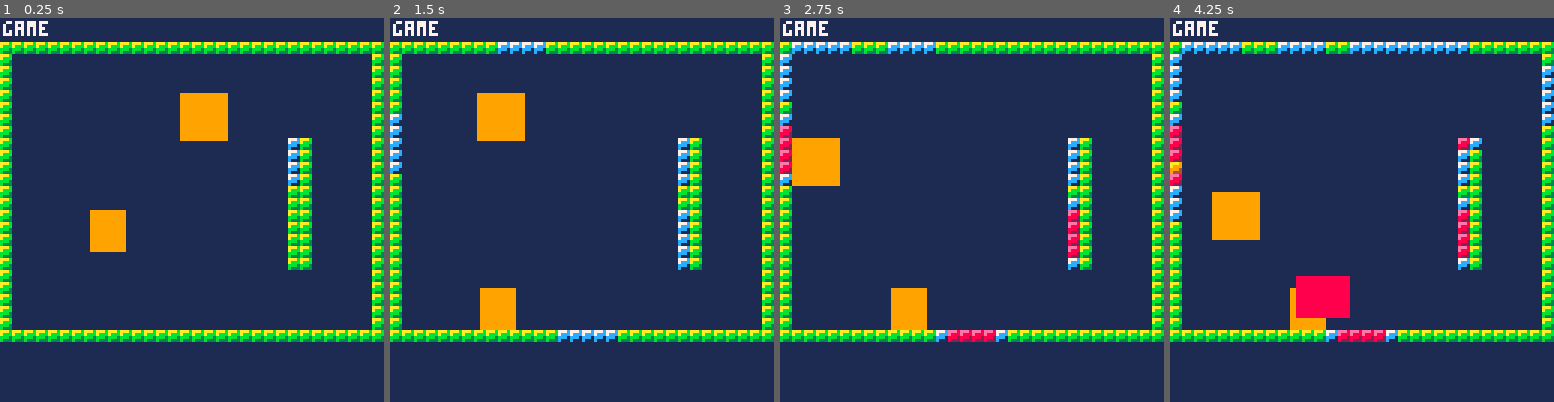
Above: before the commit, frames 1-4 (left to right).
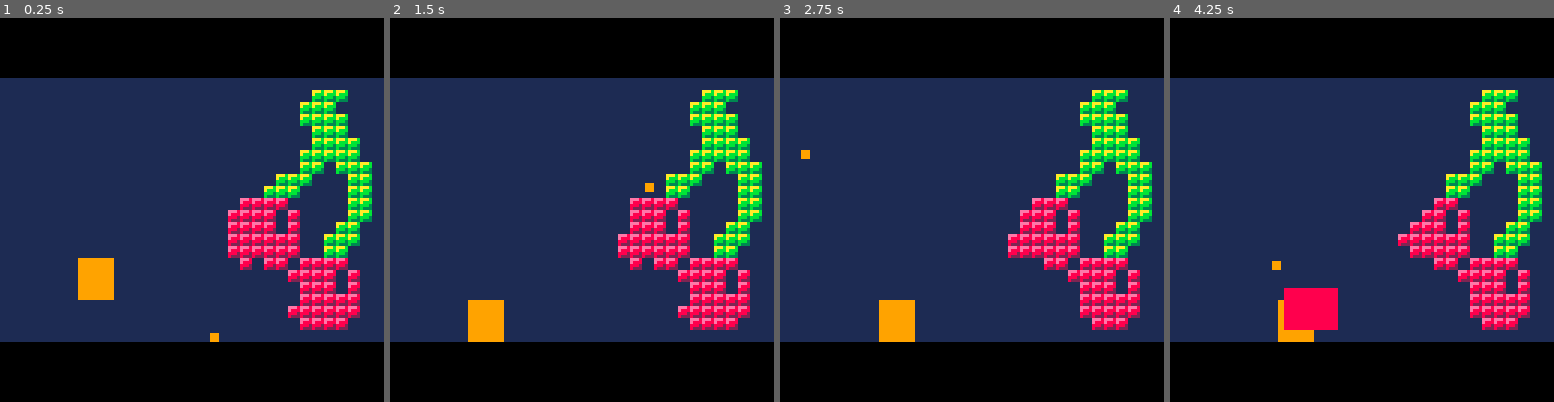
Above: after the commit, the same moments.

Repository: aylanonsense/pico-racquet-panic
Game: PICO-8 cartridge racquet-panic.p8
Two runs of this game, one before a commit and one after it. Both use one fixed random seed, a clock stepped at 60 frames per second and the inputs below.
Inputs:
- Up to frame 1 (0.25 s): no input
- Up to frame 2 (1.5 s): tap X (X key) at 0.33, 1.07 s; tap O (Z key) at 0.7 s
- Up to frame 3 (2.75 s): hold Right 1.6-2.1 s; tap O (Z key) at 1.7, 2.1, 2.5 s; tap X (X key) at 1.85 s; hold Up 2.15-2.42 s; hold Right from 2.47 s (still down)
- Up to frame 4 (4.25 s): tap O (Z key) every 0.4 s from 2.9 to 4.1 s; tap X (X key) at 2.97, 4.08 s; release Right at 3.03 s; hold Left 3.08-3.58 s; hold Down 3.63-3.97 s; hold Right from 4.02 s (still down)

The runs differ from the first frame. In frame 1, 53% of the frame differs, in the area x 0-100%, y 0-100%; in frame 2, 51%; in frame 3, 50%; in frame 4, 51%.

Commit message:
Ball destroys a cherry, player unable to hit ball yet

Diff:
--- a/racquet-panic.p8
+++ b/racquet-panic.p8
@@ -4,8 +4,8 @@
 -- constants
 tile_width=4
 tile_height=4
-num_cols=flr(128/tile_width)
-num_rows=flr(128/tile_height)
+num_cols=34
+num_rows=24
 entity_classes={
 	["player"]={
 		["width"]=12,
@@ -26,7 +26,7 @@
 				}
 			}
 		end,
-		["pre_move"]=function(entity)
+		["pre_update"]=function(entity)
 			entity.vy+=0.1
 			entity.state_frames+=1
 			if entity.is_grounded then
@@ -48,7 +48,7 @@
 						entity.state_frames=0
 					end
 				end
-				-- move left/right when a/d is pressed
+				-- move left/right when arrow keys are pressed
 				entity.vx=0
 				if entity.state=='default' then
 					if btn(0) then
@@ -63,19 +63,19 @@
 		end,
 		["update"]=function(entity)
 			-- land on the bottom of the play area
-			if entity.y>level.play_area_bottom-entity.height+1 then
-				entity.y=level.play_area_bottom-entity.height+1
+			if entity.y>(num_rows-1)*tile_height-entity.height then
+				entity.y=(num_rows-1)*tile_height-entity.height
 				entity.vy=min(entity.vy,0)
 				entity.is_grounded=true
 			end
 			-- hit the left wall of the play area
-			if entity.x<level.play_area_left then
-				entity.x=level.play_area_left
+			if entity.x<4 then
+				entity.x=4
 				entity.vx=max(entity.vx,0)
 			end
 			-- hit the right wall of the play area
-			if entity.x>level.play_area_right-entity.width+1 then
-				entity.x=level.play_area_right-entity.width+1
+			if entity.x>67-entity.width+1 then
+				entity.x=67-entity.width+1
 				entity.vx=min(entity.vx,0)
 			end
 		end,
@@ -92,37 +92,49 @@
 		end
 	},
 	["ball"]={
-		["width"]=16,
-		["height"]=16,
+		["width"]=3,
+		["height"]=3,
 		["init"]=function(entity,args)
 			entity.x=args.x
 			entity.y=args.y
 			entity.vx=args.vx
 			entity.vy=args.vy
+			entity.gravity=1
+			entity.vertical_energy=0.5*entity.vy*entity.vy+entity.gravity*(127-entity.y)
 			entity.col_left=x_to_col(entity.x)
 			entity.col_right=x_to_col(entity.x+entity.width-1)
 			entity.row_top=y_to_row(entity.y)
 			entity.row_bottom=y_to_row(entity.y+entity.height-1)
 		end,
-		["pre_move"]=function(entity)
+		["pre_update"]=function(entity)
 			entity.prev_x=entity.x
 			entity.prev_y=entity.y
-			entity.vy+=0.2
+			entity.vy+=entity.gravity
 		end,
 		["update"]=function(entity)
-			check_for_tile_collisions_2(entity)
+			check_for_tile_collisions(entity)
 		end,
 		["can_collide_against_tile"]=function(entity,tile)
 			return true -- return true to indicate a collision
 		end,
-		["on_collide_with_tiles"]=function(entity,tiles,dir)
+		["on_collide_with_tiles"]=function(entity,tiles_hit,dir)
 			if dir=='left' or dir=='right' then
 				entity.vx*=-1
 			elseif dir=='top' or dir=='bottom' then
-				entity.vy*=-1
-			end
-			foreach(tiles,function(tile)
-				tile.sprite+=1
+				local v=sqrt(2*(entity.vertical_energy-entity.gravity*(127-entity.y)))
+				if entity.vy>0 then
+					entity.vy=-v
+				else
+					entity.vy=v
+				end
+			end
+			foreach(tiles_hit,function(tile)
+				if tile.is_destructible then
+					tile.hp-=1
+					if tile.hp<=0 then
+						tiles[tile.col][tile.row]=false
+					end
+				end
 			end)
 			return true -- return true to end movement
 		end,
@@ -139,46 +151,45 @@
 }
 tile_legend={
 	["x"]={
-		["sprite"]=6
+		["sprite"]=nil,
+		["is_destructible"]=false,
+		["hp"]=0
+	},
+	["g"]={
+		["sprite"]=6,
+		["is_destructible"]=true,
+		["hp"]=1
+	},
+	["r"]={
+		["sprite"]=7,
+		["is_destructible"]=true,
+		["hp"]=1
 	}
 }
 levels={
 	{
-		["play_area_bottom"]=103,
-		["play_area_left"]=4,
-		["play_area_right"]=123,
 		["tile_map"]={
 			"                                ",
-			"                                ",
-			"xxxxxxxxxxxxxxxxxxxxxxxxxxxxxxxx",
-			"x                              x",
-			"x                              x",
-			"x                              x",
-			"x                              x",
-			"x                              x",
-			"x                              x",
-			"x                              x",
-			"x                       xx     x",
-			"x                       xx     x",
-			"x                       xx     x",
-			"x                       xx     x",
-			"x                       xx     x",
-			"x                       xx     x",
-			"x                       xx     x",
-			"x                       xx     x",
-			"x                       xx     x",
-			"x                       xx     x",
-			"x                       xx     x",
-			"x                              x",
-			"x                              x",
-			"x                              x",
-			"x                              x",
-			"x                              x",
-			"xxxxxxxxxxxxxxxxxxxxxxxxxxxxxxxx",
-			"                                ",
-			"                                ",
-			"                                ",
-			"                                ",
+			"                          ggg   ",
+			"                         ggg    ",
+			"                         gggg   ",
+			"                          ggg   ",
+			"                          gggg  ",
+			"                         ggggg  ",
+			"                         gg ggg ",
+			"                       ggg   gg ",
+			"                      ggg    gg ",
+			"                    rrrr     gg ",
+			"                   rrrr r    gg ",
+			"                   rrrr r   gg  ",
+			"                   rrrrrr  ggg  ",
+			"                   rrrrrr  gg   ",
+			"                    rrrr rrrr   ",
+			"                        rrrr r  ",
+			"                        rrrr r  ",
+			"                        rrrrrr  ",
+			"                        rrrrrr  ",
+			"                         rrrr   ",
 			"                                ",
 		}
 	}
@@ -191,7 +202,6 @@
 
 
 -- scene vars
-debug_text=""
 actual_frame=0
 scene=nil -- "title_screen" / "game"
 scene_frame=0
@@ -200,6 +210,7 @@
 
 -- game vars
 level=nil
+tiles={}
 entities={}
 new_entities={}
 
@@ -241,9 +252,6 @@
 	elseif scene=="game" then
 		draw_game()
 	end
-
-	-- debug
-	print(debug_text,2,120,7)
 end
 
 
@@ -273,7 +281,7 @@
 	init_blank_tiles()
 	-- load the level
 	level=levels[1]
-	create_tiles_from_map(level.tile_map)
+	create_inner_tiles_from_map(level.tile_map)
 	create_entity("player",{
 		["x"]=30,
 		["y"]=60
@@ -281,8 +289,8 @@
 	create_entity("ball",{
 		["x"]=60.5,
 		["y"]=58,
-		["vx"]=5.1, -- -5,
-		["vy"]=-5.1 -- -5
+		["vx"]=8.5,
+		["vy"]=8.5
 	})
 	foreach(new_entities,add_entity_to_game)
 	new_entities={}
@@ -290,7 +298,18 @@
 
 function update_game()
 	-- update entities
-	foreach(entities,update_entity)
+	foreach(entities,function(entity)
+		entity.frames_alive+=1
+		entity.pre_update(entity)
+	end)
+	foreach(entities,function(entity)
+		entity.x+=entity.vx
+		entity.y+=entity.vy
+		entity.update(entity)
+	end)
+	foreach(entities,function(entity)
+		entity.post_update(entity)
+	end)
 
 	-- new entities get added at the end of the frame
 	foreach(new_entities,add_entity_to_game)
@@ -301,15 +320,18 @@
 end
 
 function draw_game()
+	camera(4,-16)
+
 	-- draw the tiles
 	foreach_tile(draw_tile)
 
 	-- draw entities
 	foreach(entities,draw_entity)
 
-	-- debug
-	-- rect(level.play_area_left-1,-1,level.play_area_right+1,level.play_area_bottom+1,3)
-	print("game",1,1,7)
+	-- draw some ui
+	camera()
+	rectfill(0,0,127,19,0)
+	rectfill(0,108,127,127,0)
 end
 
 
@@ -321,21 +343,25 @@
 		tiles[c]={}
 		local r
 		for r=1,num_rows do
-			tiles[c][r]=false
+			if c==1 or c==num_cols or r==1 or r==num_rows then
+				tiles[c][r]=create_tile("x",c,r)
+			else
+				tiles[c][r]=false
+			end
 		end
 	end
 end
 
-function create_tiles_from_map(map,key)
+function create_inner_tiles_from_map(map,key)
 	local r
-	for r=1,min(num_cols,#map) do
+	for r=1,min(num_rows-2,#map) do
 		local c
-		for c=1,min(num_rows,#map[r]) do
+		for c=1,min(num_cols-2,#map[r]) do
 			local symbol=sub(map[r],c,c)
 			if symbol==" " then
-				tiles[c][r]=false
+				tiles[c+1][r+1]=false
 			else
-				tiles[c][r]=create_tile(symbol,c,r)
+				tiles[c+1][r+1]=create_tile(symbol,c+1,r+1)
 			end
 		end
 	end
@@ -346,15 +372,19 @@
 	return {
 		["col"]=col,
 		["row"]=row,
-		["sprite"]=tile_def["sprite"]
+		["sprite"]=tile_def["sprite"],
+		["is_destructible"]=tile_def["is_destructible"],
+		["hp"]=tile_def["hp"]
 	}
 end
 
 function draw_tile(tile)
-	local x=tile_width*(tile.col-1)
-	local y=tile_height*(tile.row-1)
-	spr(tile.sprite,x-2,y-2)
-	-- rectfill(x,y,x+tile_width-1,y+tile_height-1,7)
+	if tile.sprite!=nil then
+		local x=tile_width*(tile.col-1)
+		local y=tile_height*(tile.row-1)
+		spr(tile.sprite,x-2,y-2)
+		-- rectfill(x,y,x+tile_width-1,y+tile_height-1,7)
+	end
 end
 
 function foreach_tile(func)
@@ -386,8 +416,9 @@
 		["width"]=class_def.width,
 		["height"]=class_def.height,
 		-- methods
-		["pre_move"]=class_def.pre_move or noop,
+		["pre_update"]=class_def.pre_update or noop,
 		["update"]=class_def.update or noop,
+		["post_update"]=class_def.post_update or noop,
 		["draw"]=class_def.draw or noop,
 		["can_collide_against_tile"]=class_def.can_collide_against_tile or noop,
 		["on_collide_with_tiles"]=class_def.on_collide_with_tiles or noop,
@@ -407,16 +438,6 @@
 	return entity
 end
 
-function update_entity(entity)
-	entity.frames_alive+=1
-	-- apply velocity
-	entity.pre_move(entity)
-	entity.x+=entity.vx
-	entity.y+=entity.vy
-	-- update the entity
-	entity.update(entity)
-end
-
 function draw_entity(entity)
 	-- rectfill(entity.x+0.5,entity.y+0.5,entity.x+0.5+entity.width-1,entity.y+0.5+entity.height-1,9)
 	entity.draw(entity)
@@ -427,152 +448,6 @@
 end
 
 function check_for_tile_collisions(entity)
-	local x=entity.prev_x
-	local y=entity.prev_y
-	local i
-	local max_iterations=50
-	local dx_orig=entity.x-x
-	local dy_orig=entity.y-y
-	for i=1,max_iterations do
-		local dx=entity.x-x
-		local dy=entity.y-y
-
-		-- if we are not moving, we are done
-		if dx==0 and dy==0 then
-			break
-		end
-
-		-- find the next vertical bound along the ball's path
-		local bound_x=nil
-		-- vertical bound is to the right of the ball
-		if dx>0 then
-			bound_x=tile_width*entity.col_right-entity.width
-		-- vertical bound is to the left of the ball
-		elseif dx<0 then
-			bound_x=tile_width*(entity.col_left-1)
-		end
-
-		-- find the next horizontal bound along the ball's path
-		local bound_y=nil
-		-- horizontal bound is below the ball
-		if dy>0 then
-			bound_y=tile_height*entity.row_bottom-entity.height
-		-- horizontal bound is above the ball
-		elseif dy<0 then
-			bound_y=tile_height*(entity.row_top-1)
-		end
-
-		-- ball will reach the next vertical bound first
-		if bound_y==nil or (bound_x!=nil and (bound_x-x)/dx<(bound_y-y)/dy) then
-			local bound_dx=bound_x-x
-			-- the movement doesn't quite reach the bound--we are done!
-			if abs(bound_dx)>abs(dx) then
-				break
-			else
-				-- record the movement
-				x=bound_x
-				y+=dy*bound_dx/dx
-				local col
-				if dx>0 then
-					col=entity.col_right+1
-				elseif dx<0 then
-					col=entity.col_left-1
-				end
-				-- adjust the non-leading edge we aren't look at right now
-				if dy>0 then
-					entity.row_top=y_to_row(y)
-				elseif dy<0 then
-					entity.row_bottom=y_to_row(y+entity.height-1)
-				end
-				-- find all tiles that could be in the way
-				local tiles_to_collide_with={}
-				local row
-				for row=entity.row_top,entity.row_bottom do
-					if tiles[col] and tiles[col][row] and entity.can_collide_against_tile(entity,tiles[col][row]) then
-						add(tiles_to_collide_with,tiles[col][row])
-					end
-				end
-				-- adjust velocity if we hit a tile
-				local dir='right'
-				if dx<0 then
-					dir='left'
-				end
-				if #tiles_to_collide_with>0 and entity.on_collide_with_tiles(entity,tiles_to_collide_with,dir) then
-					entity.x=x
-					entity.y=y
-					break
-				elseif dx>0 then
-					entity.col_right=col
-				elseif dx<0 then
-					entity.col_left=col
-				end
-			end
-		-- ball will reach the next horizontal bound first
-		else
-			local bound_dy=bound_y-y
-			-- the movement doesn't quite reach the bound--we are done!
-			if abs(bound_dy)>abs(dy) then
-				break
-			else
-				-- record the movement
-				y=bound_y
-				x+=dx*bound_dy/dy
-				local row
-				if dy>0 then
-					row=entity.row_bottom+1
-				elseif dy<0 then
-					row=entity.row_top-1
-				end
-				-- adjust the non-leading edge we aren't look at right now
-				if dx>0 then
-					entity.col_left=x_to_col(x)
-				elseif dx<0 then
-					entity.col_right=x_to_col(x+entity.width-1)
-				end
-				-- find all tiles that could be in the way
-				local tiles_to_collide_with={}
-				local col
-				for col=entity.col_left,entity.col_right do
-					if tiles[col] and tiles[col][row] and entity.can_collide_against_tile(entity,tiles[col][row]) then
-						add(tiles_to_collide_with,tiles[col][row])
-					end
-				end
-				-- trigger hits and check for the end of movement
-				local dir='bottom'
-				if dy<0 then
-					dir='top'
-				end
-				if #tiles_to_collide_with>0 and entity.on_collide_with_tiles(entity,tiles_to_collide_with,dir) then
-					entity.x=x
-					entity.y=y
-					break
-				elseif dy>0 then
-					entity.row_bottom=row
-				elseif dy<0 then
-					entity.row_top=row
-				end
-			end
-		end
-		if i==max_iterations then
-			entity.x=x
-			entity.y=y
-		end
-	end
-	-- adjust the non-leading edges in case we switch directions (todo do this before directions are switched?)
-	if dx_orig>0 then
-		entity.col_left=x_to_col(entity.x)
-	elseif dx_orig<0 then
-		entity.col_right=x_to_col(entity.x+entity.width-1)
-	end
-	if dy_orig>0 then
-		entity.row_top=y_to_row(entity.y)
-	elseif dy_orig<0 then
-		entity.row_bottom=y_to_row(entity.y+entity.height-1)
-	end
-end
-
-
-function check_for_tile_collisions_2(entity)
 	local x=entity.prev_x
 	local y=entity.prev_y
 	local i
@@ -654,13 +529,21 @@
 				if dx<0 then
 					dir='left'
 				end
+				local temp_x=entity.x
+				local temp_y=entity.y
+				entity.x=x
+				entity.y=y
 				if #tiles_to_collide_with>0 and entity.on_collide_with_tiles(entity,tiles_to_collide_with,dir) then
 					break
 				-- update the leading bound if we are not done yet
-				elseif dx>0 then
-					entity.col_right=col
-				elseif dx<0 then
-					entity.col_left=col
+				else
+					entity.x=temp_x
+					entity.y=temp_y
+					if dx>0 then
+						entity.col_right=col
+					elseif dx<0 then
+						entity.col_left=col
+					end
 				end
 			else
 				break
@@ -710,13 +593,21 @@
 				if dy<0 then
 					dir='top'
 				end
+				local temp_x=entity.x
+				local temp_y=entity.y
+				entity.x=x
+				entity.y=y
 				if #tiles_to_collide_with>0 and entity.on_collide_with_tiles(entity,tiles_to_collide_with,dir) then
 					break
 				-- update the leading bound if we are not done yet
-				elseif dy>0 then
-					entity.row_bottom=row
-				elseif dy<0 then
-					entity.row_top=row
+				else
+					entity.x=temp_x
+					entity.y=temp_y
+					if dy>0 then
+						entity.row_bottom=row
+					elseif dy<0 then
+						entity.row_top=row
+					end
 				end
 			else
 				break
@@ -770,34 +661,34 @@
 __gfx__
 22222222222222222222222200000000000000000000000000000000000000000000000000000000000000000000000000000000000000000000000000000000
 2888888888888888888ee88200000000000000000000000000000000000000000000000000000000000000000000000000000000000000000000000000000000
-2888e888888ee88888e88e8200000000000000000000000000aaab0000777c0000eee80000aaa900006665000000000000000000000000000000000000000000
-288ee88888e88e888888e88200000000000000000000000000abbb00007ccc0000e8880000a99900006656000000000000000000000000000000000000000000
-2888e8888888e88888888e8200000000000000000000000000bbb30000ccc1000088820000999400006565000000000000000000000000000000000000000000
-2888e888888e888888e88e8200004444444000000000000000b3330000c1110000822200009444000055550000000000000000000000c00000c0000000000000
+2888e888888ee88888e88e82000000000000000000dd550000aaab0000eee80000eee80000aaa900000000000066650000000000000000000000000000000000
+288ee88888e88e888888e882000000000000000000d5d50000abbb0000e8880000e8880000a99900000000000066560000000000000000000000000000000000
+2888e8888888e88888888e820000000000000000005d550000bbb300008882000088820000999400000000000065650000000000000000000000000000000000
+2888e888888e888888e88e8200004444444000000055550000b333000082220000822200009444000000000000555500000000000000c00000c0000000000000
 2888e88888eeee88888ee882000044444440000000000000000000000000000000000000000000000000000000000000000000000000ccccccc0000000000000
 288888888888888888888882000044744740000000000000000000000000000000000000000000000000000000000000000000000000cc1cc1c0000000000000
 288888888888888888888882000044744740000000000000000000000000000000000000000000000000000000000000000000000000cc1cc1c0000000000000
 28888e8888eeee88888ee882000044444440000000000000000000000000000000000000000000000000000000000000000000000000ccccccc0000000000000
-288e8e8888e8888888e8888200000044000000000000000000eee80000aaa90000666500007666000066dd000076d6000049a400000000cc0000000000000000
-288e8e8888eee8888eee888207770888800000000000000000e8880000a999000066560000677500006dd60000d76d000099a90000000cccc000000000000000
-28eeee8888888e888e88e8827000777880000000000000000088820000999400006565000067560000d6dd00006d7600009a990000000cccc000000000000000
-28888e8888e88e888e88e8827000788880000000000000000082220000944400005555000056750000dddd0000d66d00004a940000000cccc000000000000000
+288e8e8888e8888888e88882000000440000000000d66d000000000000aaa90000766700007666000066dd000076d6000049a400000000cc0000000000000000
+288e8e8888eee8888eee8882077708888000000000665d000000000000a999000067750000677500006dd60000d76d000099a90000000cccc000000000000000
+28eeee8888888e888e88e8827000777880000000006d6d000000000000999400006775000067560000d6dd00006d7600009a990000000cccc000000000000000
+28888e8888e88e888e88e882700078888000000000d5d5000000000000944400007556000056750000dddd0000d66d00004a940000000cccc000000000000000
 28888e88888ee88888ee88820777088880000000000000000000000000000000000000000000000000000000000000000000000000000cccc000000000000000
 2888888888888888888888820000040040000000000000000000000000000000000000000000000000000000000000000000000000000c00c000000000000000
 28888888888888888888888200000000000000000000000000000000000000000000000000000000000000000000000000000000000000000000000000000000
 28888888888ee888888ee88200000000000000000000000000000000000000000000000000000000000000000000000000004000400000000000000000000000
-288eeee888e88e8888e88e8200000000000000000000000000ab3b0000aaab00006d6d00006d560000dddd00006aa60000004000400000000000000000000000
-288888e8888ee88888e88e8200000000000000000000000000b3330000abbb0000d6660000655d0000dddd0000a66b0000004000400000000000000000000000
-288888e888e88e88888eee820000c00000c000000000000000333b0000bbb3000066d6000055d60000dddd0000b6b30000004000400000000000000000000000
-28888e8888e88e8888888e820000ccccccc000000000000000b3bb0000b33300006dd600006d6d0000dddd0000b36300000ffeeeefff00000000000000000000
+288eeee888e88e8888e88e8200000000000000000077d50000ab3b0000aaab00006d6d00006d560000dddd00006aa60000004000400000000000000000000000
+288888e8888ee88888e88e820000000000000000006d170000b3330000abbb0000d6660000655d0000dddd0000a66b0000004000400000000000000000000000
+288888e888e88e88888eee820000c00000c0000000d1d10000333b0000bbb3000066d6000055d60000dddd0000b6b30000004000400000000000000000000000
+28888e8888e88e8888888e820000ccccccc000000015760000b3bb0000b33300006dd600006d6d0000dddd0000b36300000ffeeeefff00000000000000000000
 2888e888888ee88888888e820000ccccccc000000000000000000000000000000000000000000000000000000000000000f2ff5ee5f2f0000000000000000000
 2888888888888888888888820000cc7cc7c00000000000000000000000000000000000000000000000000000000000000000ff5fe5f000000000000000000000
 2888888888888888888888820000cc7cc7c00000000000000000000000000000000000000000000000000000000000000000fffffeff00000000000000000000
 288e88e88888888888e88e820000ccccccc00000000000000000000000000000000000000000000000000000000000000000ffffffff00000000000000000000
-28ee8e8e888e88e88ee8e8e2000000cc00000000000000000000000000000000006666000066660000666500006565000000004fffff00000000000000000000
-288e8e8e88ee8ee888e888e207770cccc0000000000000000000000000000000006ddd0000665500006565000066650000000f44400000000000000000000000
-288e8e8e888e88e888e88e827777777cc0000000000000000000000000000000006dd60000656500005655000066560000000ffff00000000000000000000000
-288e88e8888e88e888e8eee277777cccc000000000000000000000000000000000d6dd0000555500005555000056650000000ffff00000000000000000000000
+28ee8e8e888e88e88ee8e8e2000000cc000000000000000000aaab0000777c00006666000066660000666500000000000000004fffff00000000000000000000
+288e8e8e88ee8ee888e888e207770cccc00000000000000000abbb00007ccc00006ddd0000665500006565000000000000000f44400000000000000000000000
+288e8e8e888e88e888e88e827777777cc00000000000000000bbb30000ccc100006dd60000656500005655000000000000000ffff00000000000000000000000
+288e88e8888e88e888e8eee277777cccc00000000000000000b3330000c1110000d6dd0000555500005555000000000000000ffff00000000000000000000000
 28888888888888888888888207770cccc00000000000000000000000000000000000000000000000000000000000000000000ffff00000000000000000000000
 22222222222222222222222200000c00c00000000000000000000000000000000000000000000000000000000000000000000400400000000000000000000000
 00000000000000000000000000000000000000000000000000000000000000000000000000000000000000000000000000000000000000000000000000000000
